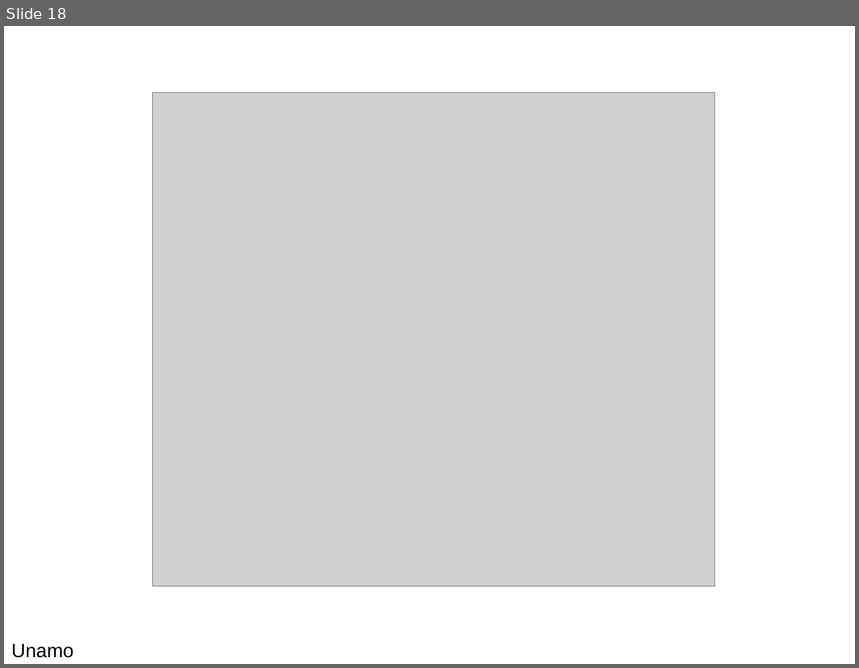
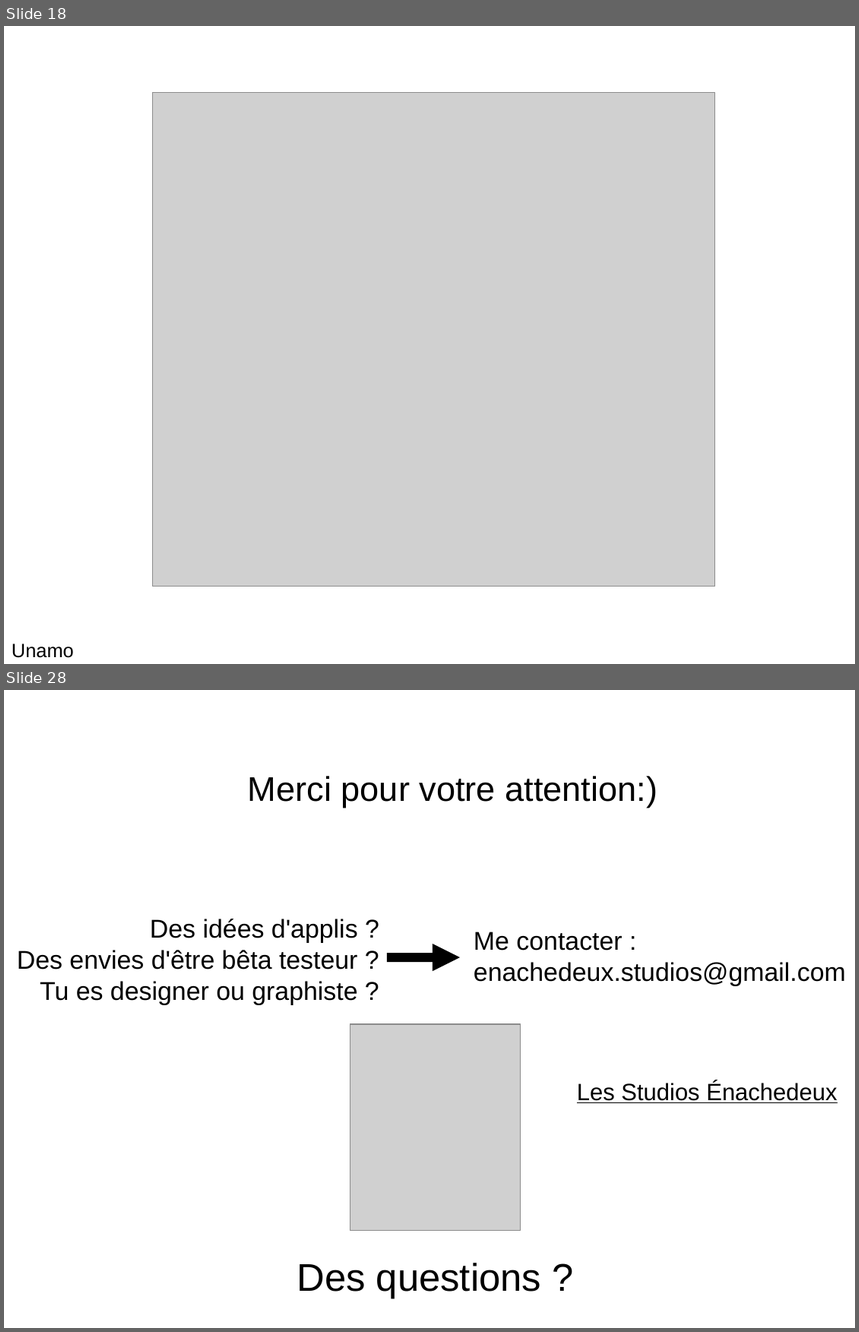
Before and after one commit to AntoineNH2/IsThisMyLanguage, a slide deck: langevinium/Langevinium_2016_05_11.odp. Shown one above the other, each under a label of ours: slide 18 before the commit, slides 18 and 28 after it; the slides between them are not shown. The pictures are 859x668 and 859x1332 pixels, drawn with LibreOffice and Linux fonts; fonts in the diff are those of the drawing; grey boxes stand for pictures. Boxes give left, top, right and bottom in pixels: in the first picture for what was removed or moved away, otherwise in the second. Text is boxed around its words. In the diff, an @@ line names an element or a change of style, - is before the commit and + after.

```diff
--- a/langevinium/Langevinium_2016_05_11.odp
+++ b/langevinium/Langevinium_2016_05_11.odp
@@ slide 28 added at bbox=[4, 690, 855, 1328], background #FFFFFF @@
@@ text added at bbox=[248, 776, 658, 807], 32 pt, text #000000 @@
+Merci pour votre attention:)
@@ text added at bbox=[17, 919, 358, 1005], 24 pt, text #000000 @@
+Des idées d'applis ?
+Des envies d'être bêta testeur ?
+Tu es designer ou graphiste ?
@@ text added at bbox=[474, 932, 846, 986], 24 pt, text #000000 @@
+Me contacter :
+enachedeux.studios@gmail.com
@@ arrow added from (387, 958) to (461, 958), #000000 8.5 pt @@
@@ picture added at bbox=[351, 1024, 521, 1230] @@
@@ text added at bbox=[577, 1081, 837, 1103], 22 pt, text #000000, underline @@
+Les Studios Énachedeux
@@ text added at bbox=[297, 1263, 541, 1300], 36 pt, text #000000 @@
+Des questions ?
```
Also in this commit, not shown: 4 slides changed, 6 other slides added, 6 other files.
